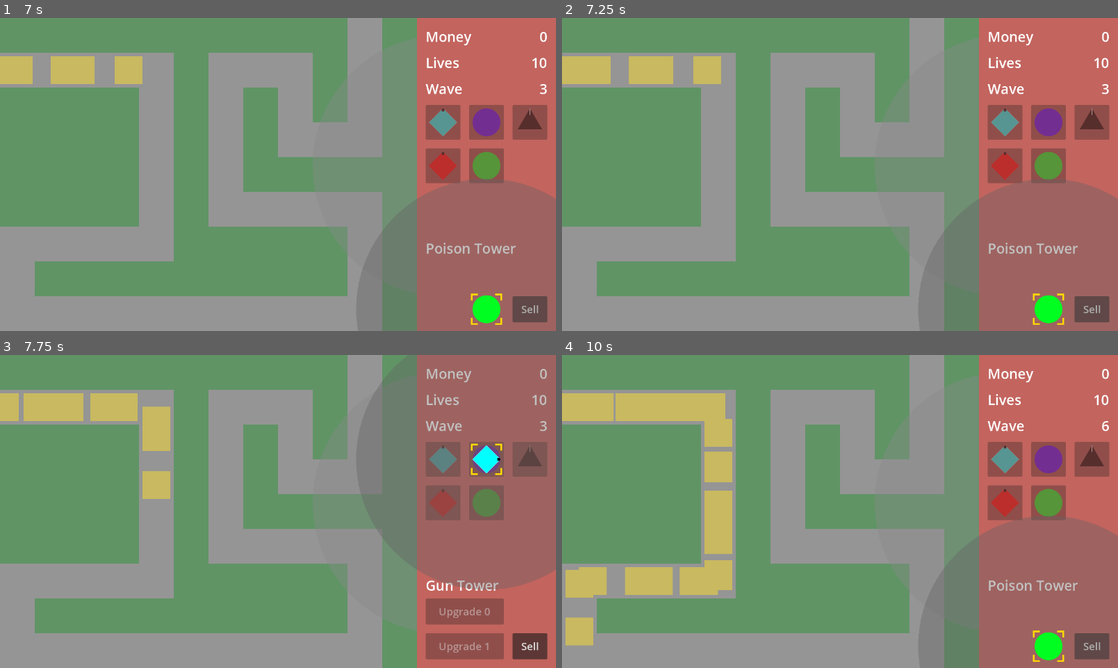
Above: before the commit, frames 1-4 (two rows, left to right).
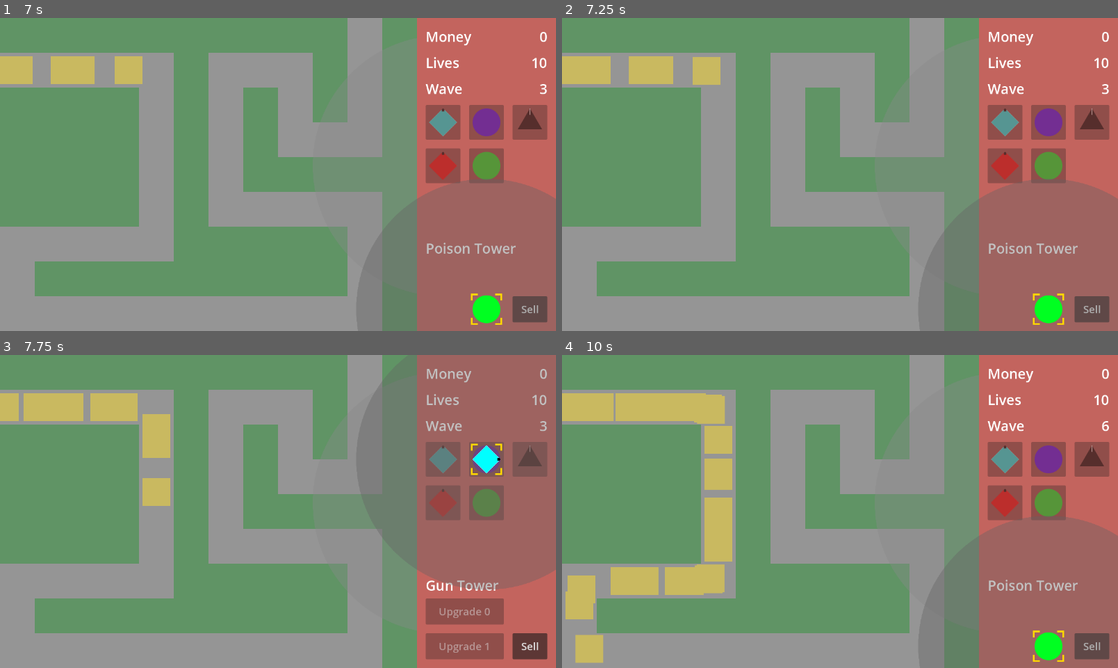
Above: after the commit, the same moments.

Repository: phrasmotica/godot-tower-defence
Game: Godot game, scene res://scenes/game.tscn
Two runs of this game, one before a commit and one after it. Both use one fixed random seed, a clock stepped at 60 frames per second and the inputs below.
Inputs (mouse positions are in pixels of both pictures, inside the frame that each line leads up to):
- Up to frame 1 (7 s): click "Play path 0" at 0.5 s; click (444, 121) at 1.25 s; click (489, 121) at 2 s; click (528, 121) at 2.75 s; click (444, 165) at 3.5 s; click (489, 165) at 4.25 s; click "Move here to cancel" at 5 s; tap Enter (ui_accept) at 5.75, 6.02, 6.77 s; move the mouse to (400, 158) at 5.77 s; hold Shift (fast_forward) 5.78-6.53 s; tap . (next_tower) at 5.85 s; click (400, 158) at 5.92 s; move the mouse to (166, 190) at 6.52 s; tap , (previous_tower) at 6.6 s
- Up to frame 2 (7.25 s): no input
- Up to frame 3 (7.75 s): move the mouse to (333, 442) at 7.27 s; hold Shift (fast_forward) from 7.28 s (still down); tap . (next_tower) at 7.35 s
- Up to frame 4 (10 s): move the mouse to (812, 574) at 8.02 s; tap , (previous_tower) at 8.1, 9.6 s; click (812, 574) at 8.17 s; tap Enter (ui_accept) at 8.27, 9.02, 9.77 s; move the mouse to (1006, 558) at 8.77 s; release Shift (fast_forward) at 8.78 s; tap . (next_tower) at 8.85 s; move the mouse to (673, 464) at 9.52 s

Frame 1 is identical in both runs. In frame 2, less than 0.1% of the frame differs, in the area x 23-29%, y 12-22%; in frame 3, 0.5%; in frame 4, 2.5%, in the area x 0-31%, y 12-99%.
Error in both runs: Cannot call method 'queue_free' on a null value. (res://scripts/game_ui.gd:167)

Commit message:
Use bezier curves for path corners

Diff:
--- a/scenes/path_0.tscn
+++ b/scenes/path_0.tscn
@@ -22,9 +22,9 @@
 
 [sub_resource type="Curve2D" id="Curve2D_0uew2"]
 _data = {
-"points": PackedVector2Array(0, 0, 0, 0, -40, 120, 0, 0, 0, 0, 360, 120, 0, 0, 0, 0, 360, 520, 0, 0, 0, 0, 40, 520, 0, 0, 0, 0, 40, 680, 0, 0, 0, 0, 840, 680, 0, 0, 0, 0, 840, 440, 0, 0, 0, 0, 520, 440, 0, 0, 0, 0, 520, 120, 0, 0, 0, 0, 680, 120, 0, 0, 0, 0, 680, 280, 0, 0, 0, 0, 840, 280, 0, 0, 0, 0, 840, -40)
+"points": PackedVector2Array(0, 0, 0, 0, -40, 120, -40, 0, 40, 0, 320, 120, 0, 0, 0, 0, 360, 160, 0, -40, 0, 40, 360, 480, 0, 0, 0, 0, 320, 520, 40, 0, -40, 0, 80, 520, 0, 0, 0, 0, 40, 560, 0, -40, 0, 40, 40, 640, 0, 0, 0, 0, 80, 680, -40, 0, 40, 0, 800, 680, 0, 0, 0, 0, 840, 640, 0, 40, 0, -40, 840, 480, 0, 0, 0, 0, 800, 440, 40, 0, -40, 0, 560, 440, 0, 0, 0, 0, 520, 400, 0, 40, 0, -40, 520, 160, 0, 0, 0, 0, 560, 120, -40, 0, 40, 0, 640, 120, 0, 0, 0, 0, 680, 160, 0, -40, 0, 40, 680, 240, 0, 0, 0, 0, 720, 280, -40, 0, 40, -0.458, 800, 280, 0, 0, 0, 0, 840, 240, 0, 0, 0, 0, 840, -40)
 }
-point_count = 13
+point_count = 24
 
 [node name="Path0" type="Node2D" node_paths=PackedStringArray("tile_map", "path_waypoints", "start_arrow")]
 script = ExtResource("1_076ov")
--- a/scenes/path_1.tscn
+++ b/scenes/path_1.tscn
@@ -166,9 +166,9 @@
 
 [sub_resource type="Curve2D" id="Curve2D_h81tm"]
 _data = {
-"points": PackedVector2Array(0, 0, 0, 0, 919, -40, 0, 0, 0, 0, 919, 600, 0, 0, 0, 0, 759, 600, 0, 0, 0, 0, 759, 120, 0, 0, 0, 0, 599, 120, 0, 0, 0, 0, 599, 600, 0, 0, 0, 0, 439, 600, 0, 0, 0, 0, 439, 120, 0, 0, 0, 0, 279, 120, 0, 0, 0, 0, 279, 600, 0, 0, 0, 0, 119, 600, 0, 0, 0, 0, 119, -40)
+"points": PackedVector2Array(0, 0, 0, 0, 920, -40, 0, -40, 0, 40, 920, 560, 0, 0, 0, 0, 880, 600, 40, 0, -40, 0, 800, 600, 0, 0, 0, 0, 760, 560, 0, 40, 0, -40, 760, 160, 0, 0, 0, 0, 720, 120, 40, 0, -40, 0, 640, 120, 0, 0, 0, 0, 600, 160, 0, -40, 0, 40, 600, 560, 0, 0, 0, 0, 560, 600, 40, 0, -40, 0, 480, 600, 0, 0, 0, 0, 440, 560, 0, 40, 0, -40, 440, 160, 0, 0, 0, 0, 400, 120, 40, 0, -40, 0, 320, 120, 0, 0, 0, 0, 280, 160, 0, -40, 0, 40, 280, 560, 0, 0, 0, 0, 240, 600, 40, 0, -40, 0, 160, 600, 0, 0, 0, 0, 120, 560, 0, 0, 0, 0, 120, -40)
 }
-point_count = 12
+point_count = 22
 
 [node name="Path1" type="Node2D" node_paths=PackedStringArray("tile_map", "path_waypoints", "start_arrow")]
 script = ExtResource("2_swkys")
